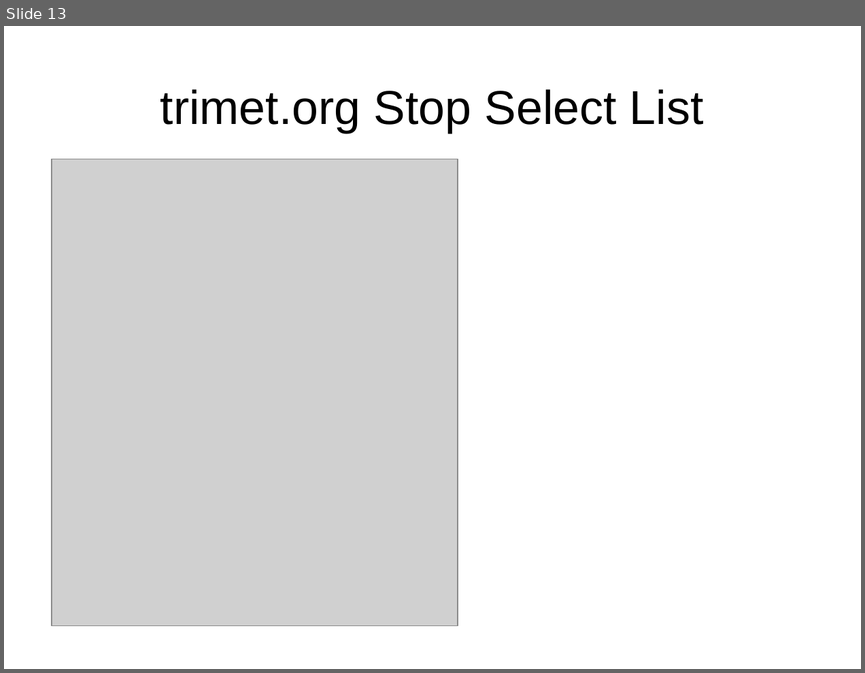
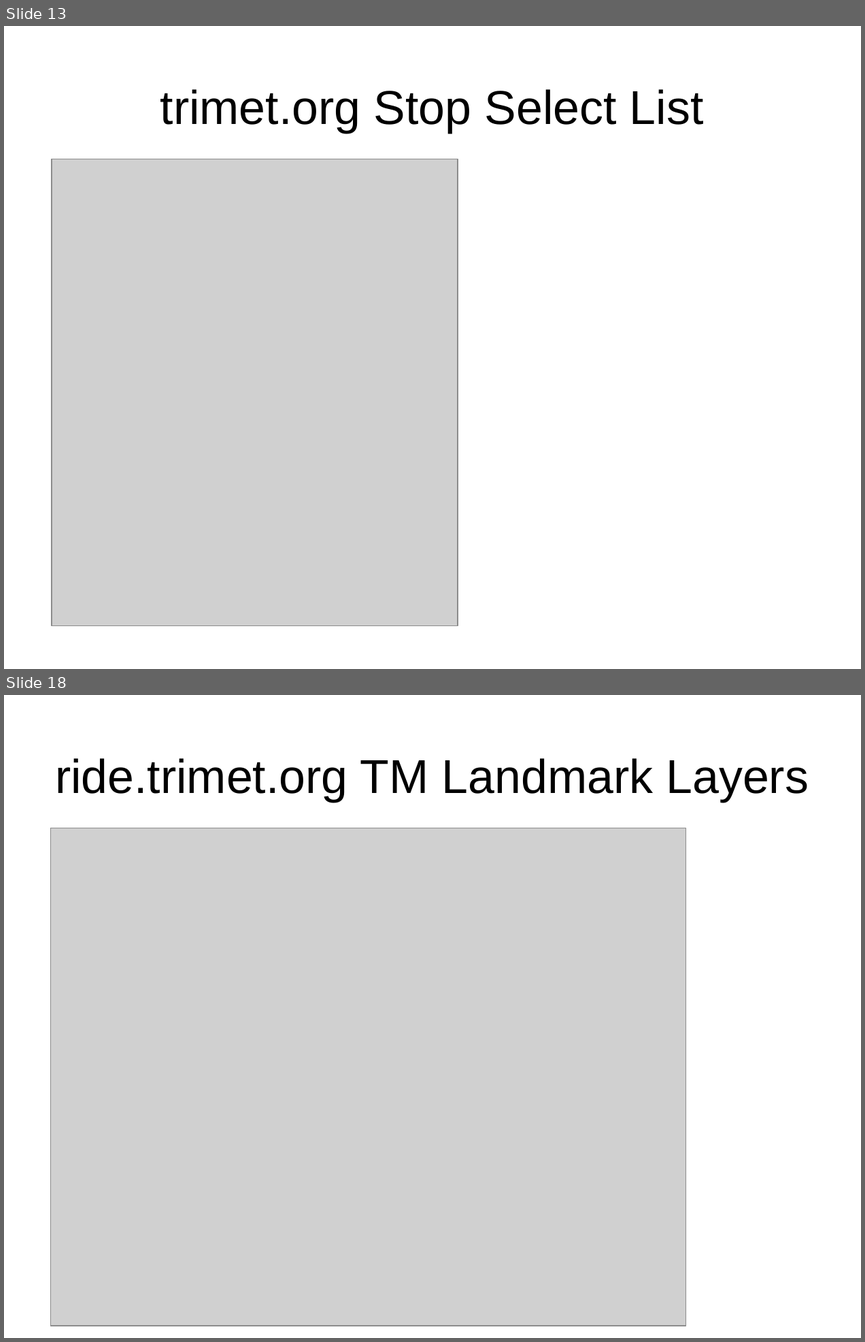
Before and after one commit to OpenTransitTools/loader, a slide deck: docs/trimet/Architecture - Trip Assets.odp. Shown one above the other, each under a label of ours: slide 13 before the commit, slides 13 and 18 after it; the slides between them are not shown. The pictures are 865x673 and 865x1342 pixels, drawn with LibreOffice and Linux fonts; fonts in the diff are those of the drawing; grey boxes stand for pictures. Boxes give left, top, right and bottom in pixels: in the first picture for what was removed or moved away, otherwise in the second. Text is boxed around its words. In the diff, an @@ line names an element or a change of style, - is before the commit and + after.

Commit message:
arch drawing update 2/N ... ride image imports

```diff
--- a/docs/trimet/Architecture - Trip Assets.odp
+++ b/docs/trimet/Architecture - Trip Assets.odp
@@ slide 18 added at box(4, 695, 861, 1338), background #FFFFFF @@
@@ title added at box(55, 758, 809, 802), 44 pt, text #000000 @@
+ride.trimet.org TM Landmark Layers
@@ picture added at box(51, 828, 687, 1325) @@
```
Also in this commit, not shown: 1 slide changed, 7 other slides added.
